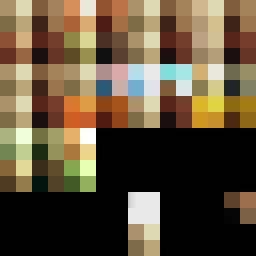
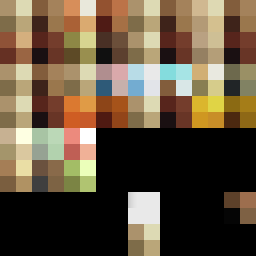
Comparing the layer stacks of the two (256, 256) images. Changes:
painted on "Layer 14" over [0, 128, 96, 192]
